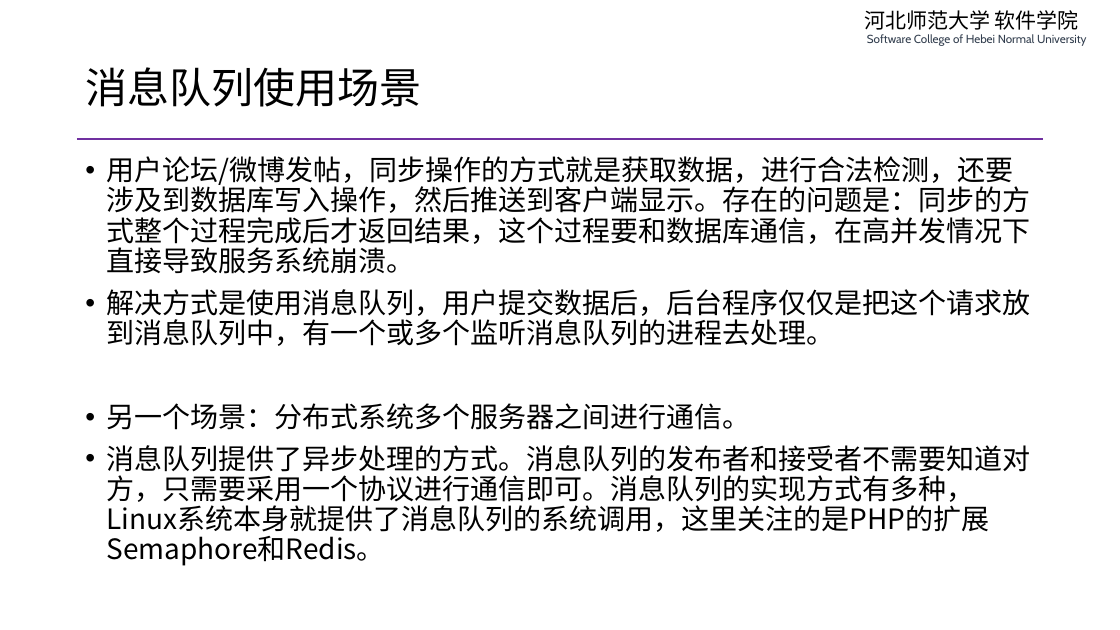
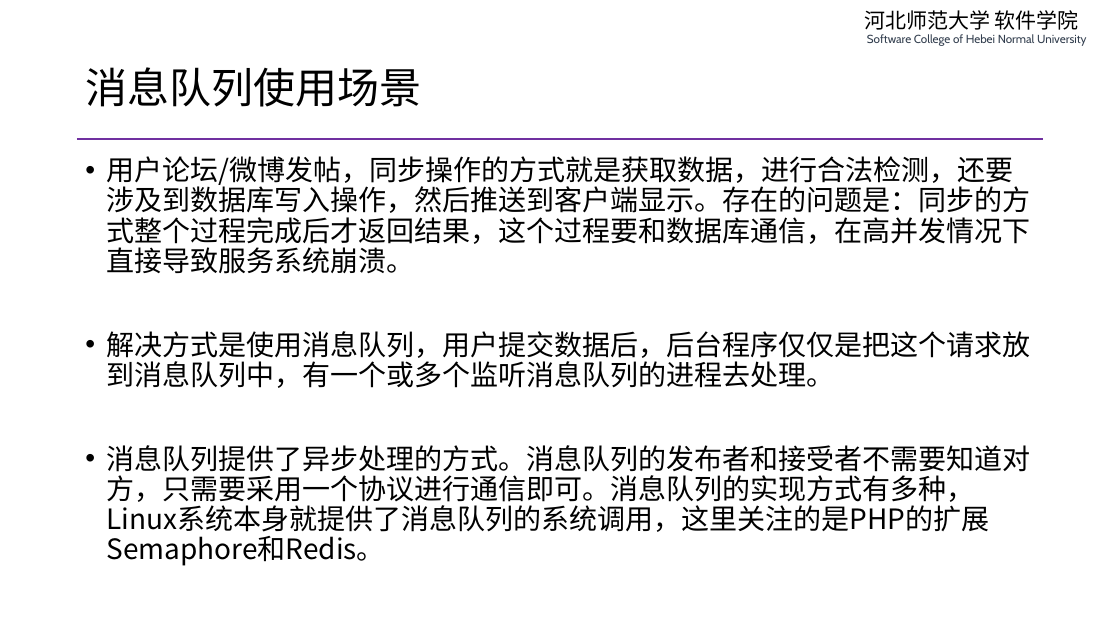
Before and after one commit to edu2act/course-php-serverside-development-on-linux, a slide deck: slide 5 of materials/slides/ch07-message-queue.pptx. Drawn at 1120x630 pixels with LibreOffice and Linux fonts; fonts in the diff are those of the drawing. Boxes give left, top, right and bottom in pixels: in the first picture for what was removed or moved away, otherwise in the second. Text is boxed around its words. In the diff, an @@ line names an element or a change of style, - is before the commit and + after.

```diff
--- a/materials/slides/ch07-message-queue.pptx
+++ b/materials/slides/ch07-message-queue.pptx
@@ text at (x1=106, y1=403, x2=750, y2=430): paragraph removed @@
-• 另一个场景：分布式系统多个服务器之间进行通信。
```
Also in this commit, not shown: 3 other slides changed, 5 other files.
